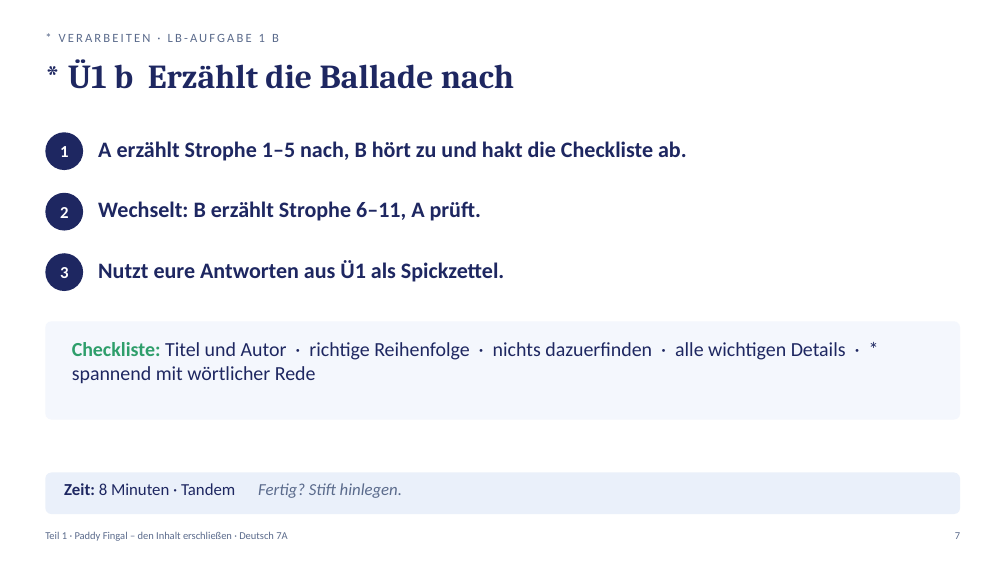
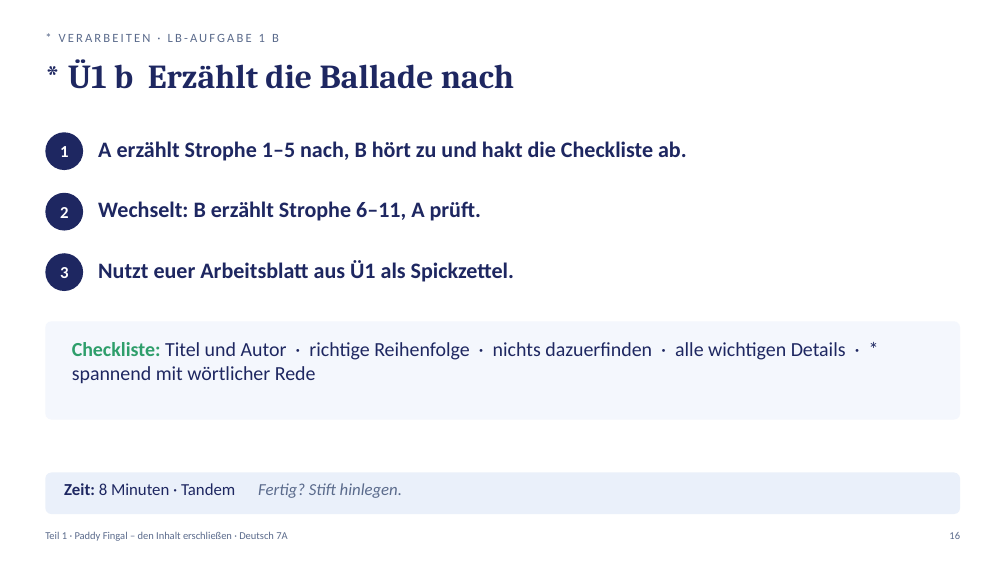
Before and after one commit to golzkonstantin-gif/Schule, a slide deck: slide 16 of Deutsch_7A/Balladen/Woche2/Mittwoch_04-11_Deutsch_7A.pptx (slide 7 before the commit). Drawn at 1008x567 pixels with LibreOffice and Linux fonts; fonts in the diff are those of the drawing. Boxes give left, top, right and bottom in pixels: in the first picture for what was removed or moved away, otherwise in the second. Text is boxed around its words. In the diff, an @@ line names an element or a change of style, - is before the commit and + after.

```diff
--- a/Deutsch_7A/Balladen/Woche2/Mittwoch_04-11_Deutsch_7A.pptx
+++ b/Deutsch_7A/Balladen/Woche2/Mittwoch_04-11_Deutsch_7A.pptx
@@ text at (98,260,514,282): text changed @@
-Nutzt eure Antworten aus Ü1 als Spickzettel.
+Nutzt euer Arbeitsblatt aus Ü1 als Spickzettel.
@@ text at (949,532,960,539): text changed @@
-7
+16
```
Also in this commit, not shown: 10 other slides changed, 17 slides added, 1 slide removed, 15 other files.
